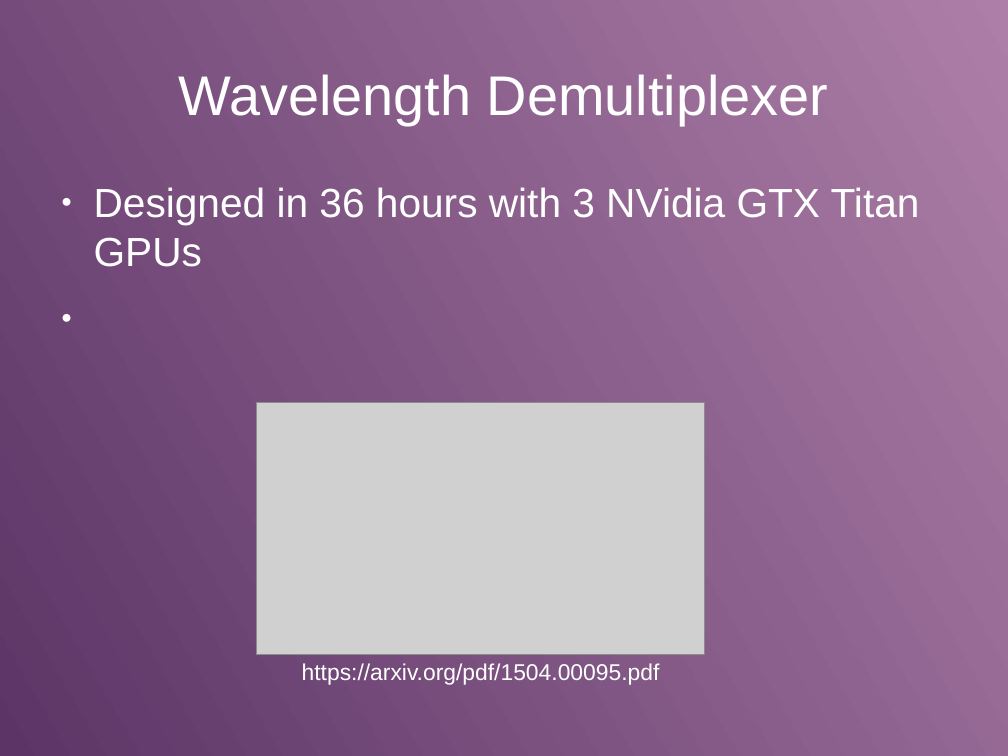
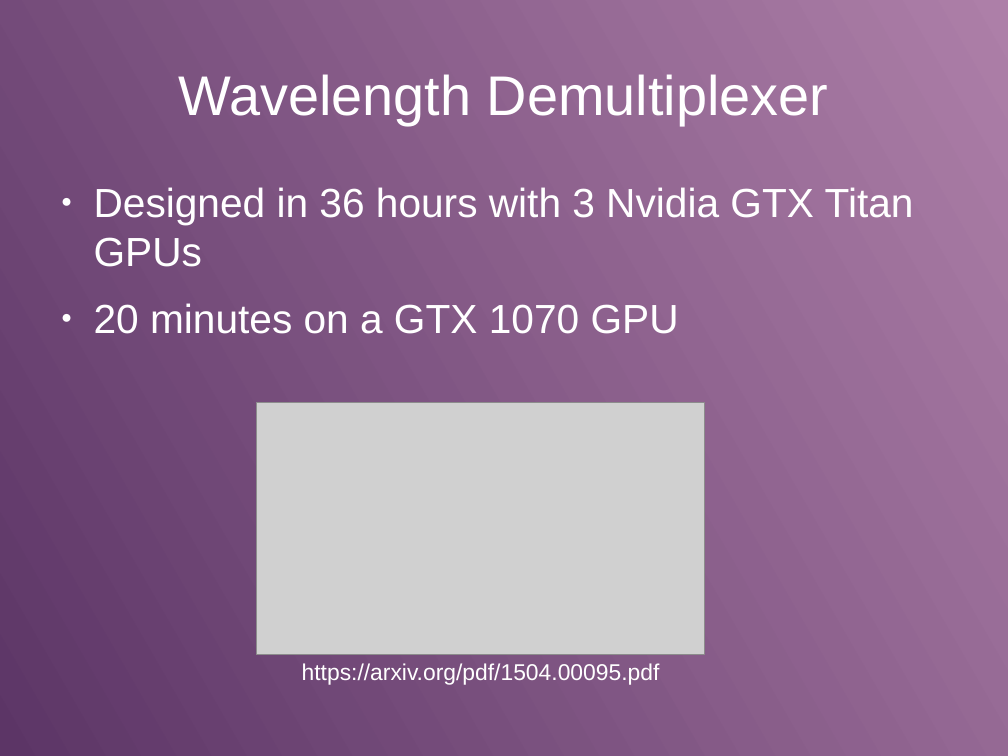
Before and after one commit to loliverhennigh/Steady-State-Flow-With-Neural-Nets, a slide deck: slide 15 of video/presentation.odp. Drawn at 1008x756 pixels with LibreOffice and Linux fonts; fonts in the diff are those of the drawing; grey boxes stand for pictures. Boxes give left, top, right and bottom in pixels: in the first picture for what was removed or moved away, otherwise in the second. Text is boxed around its words. In the diff, an @@ line names an element or a change of style, - is before the commit and + after.

```diff
--- a/video/presentation.odp
+++ b/video/presentation.odp
@@ text at bbox=[94, 187, 914, 334]: text changed @@
-● Designed in 36 hours with 3 NVidia GTX Titan GPUs
+● Designed in 36 hours with 3 Nvidia GTX Titan GPUs
+● 20 minutes on a GTX 1070 GPU
```
Also in this commit, not shown: 3 other slides changed, 3 slides added.
